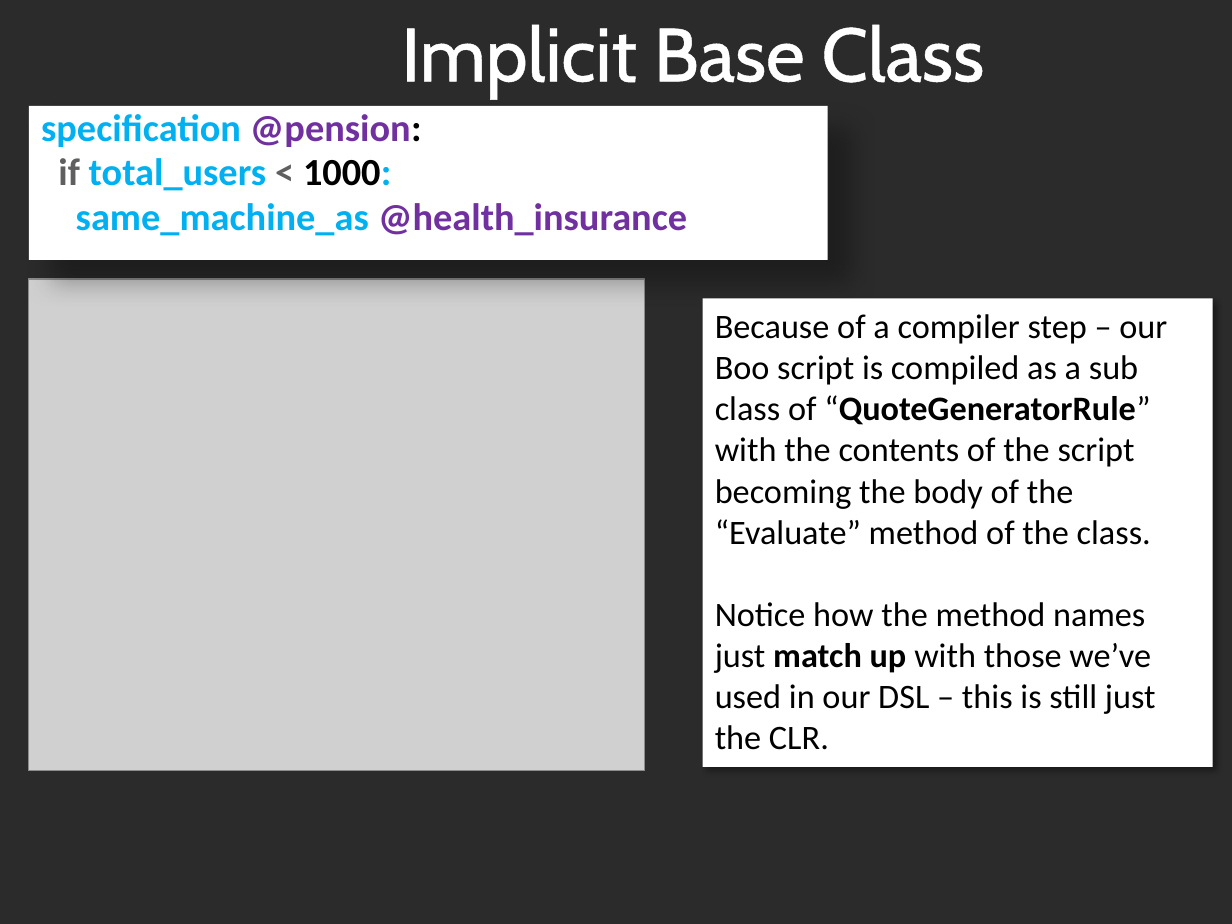
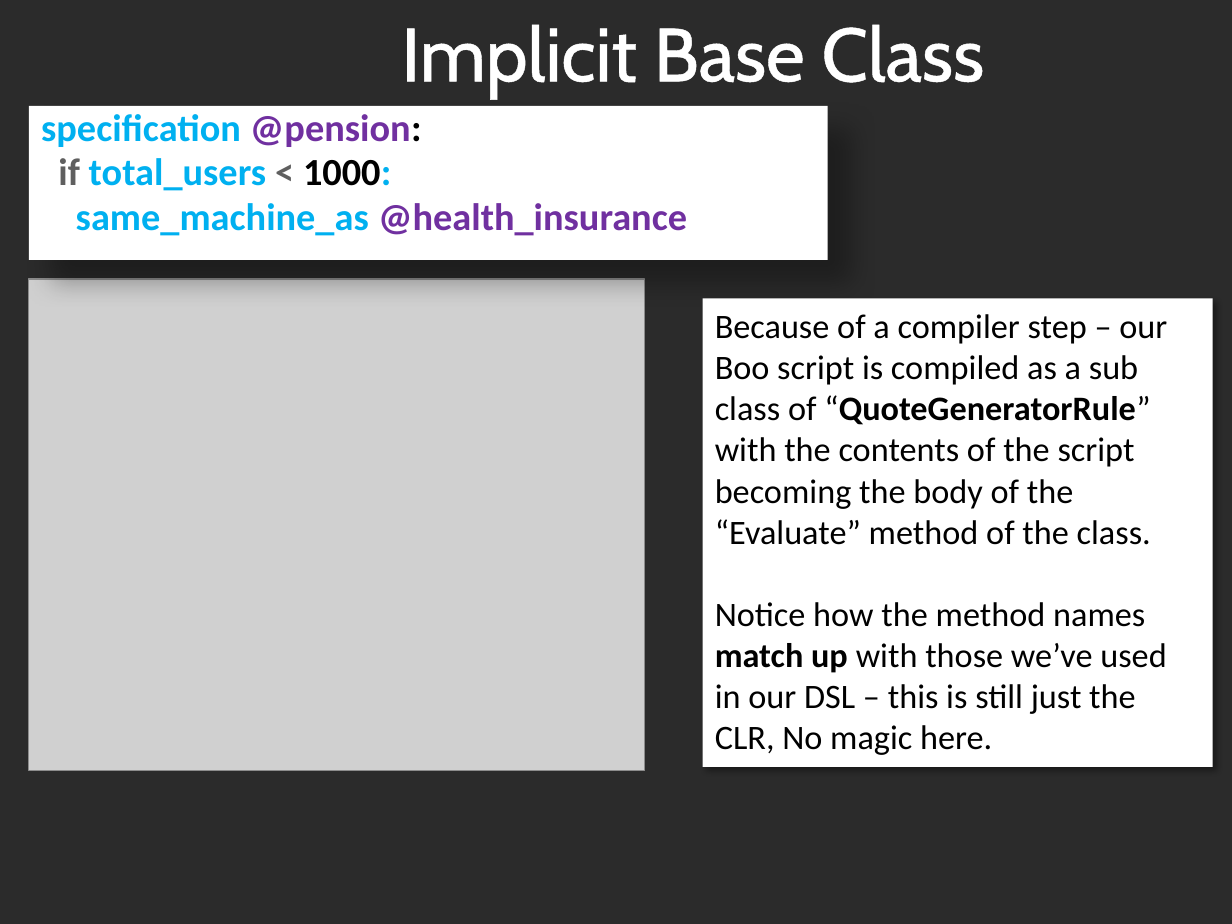
Before and after one commit to JFDu/devdefined-tools, a slide deck: slide 37 of presentations/2009/DSL/DSL_Presentation.pptx (slide 35 before the commit). Drawn at 1232x924 pixels with LibreOffice and Linux fonts; fonts in the diff are those of the drawing; grey boxes stand for pictures; background and template pictures are left out; a plain dark background stands for a picture behind light text. Boxes give left, top, right and bottom in pixels: in the first picture for what was removed or moved away, otherwise in the second. Text is boxed around its words. In the diff, an @@ line names an element or a change of style, - is before the commit and + after.

```diff
--- a/presentations/2009/DSL/DSL_Presentation.pptx
+++ b/presentations/2009/DSL/DSL_Presentation.pptx
@@ text in rectangle at (x1=715, y1=314, x2=1167, y2=755): text changed @@
-Because of a compiler step – our Boo script is compiled as a sub class of “QuoteGeneratorRule” with the contents of the script becoming the body of the “Evaluate” method of the class.
-Notice how the method names just match up with those we’ve used in our DSL – this is still just the CLR.
+Because of a compiler step – our Boo script is compiled as a sub class of “QuoteGeneratorRule” with the contents of the script becoming the body of the “Evaluate” method of the class.
+Notice how the method names match up with those we’ve used in our DSL – this is still just the CLR, No magic here.
```
Also in this commit, not shown: 4 other slides changed, 3 slides added, 2 other files.
